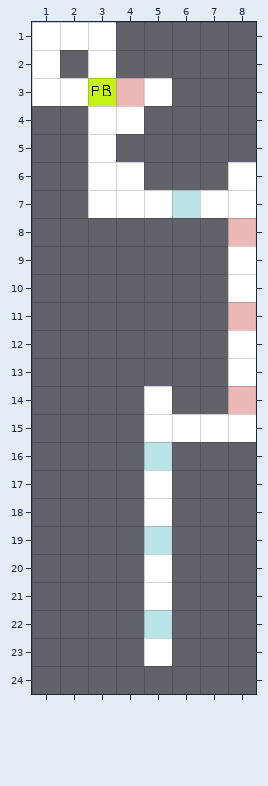
A Tiled map gets an edit: Light Map 3.tmx. This is how it looked before the edit.
Cells are 32x32 px. Shown: x 1..8, y 1..24.
Now the later version:
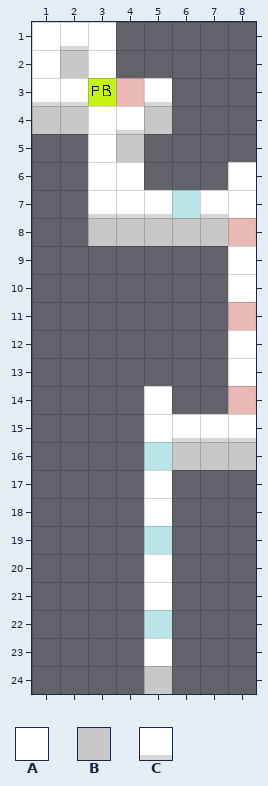
Key: from "tileset": A 3, B 4, C 7.
_ is an empty cell.
From old to new:
Layer "Ground":
y 1: x 2 A -> C
y 2: x 2 _ -> B
y 3: x 1..2 AA -> CC; x 5 A -> C
y 4: x 1..2 __ -> BB; x 4..5 A_ -> CB
y 5: x 4 _ -> B
y 7: x 3..5 AAA -> CCC; x 7 A -> C
y 8: x 3..7 _____ -> BBBBB
y 15: x 6..8 AAA -> CCC
y 16: x 6..8 ___ -> BBB
y 24: x 5 _ -> B
Boxes around the changes in both pictures, in picture pixels (x1, y1, x2, y2):
changed: (32, 46, 88, 134)
changed: (116, 102, 172, 162)
changed: (88, 214, 228, 246)
changed: (172, 438, 256, 470)
added: (144, 666, 172, 694)
